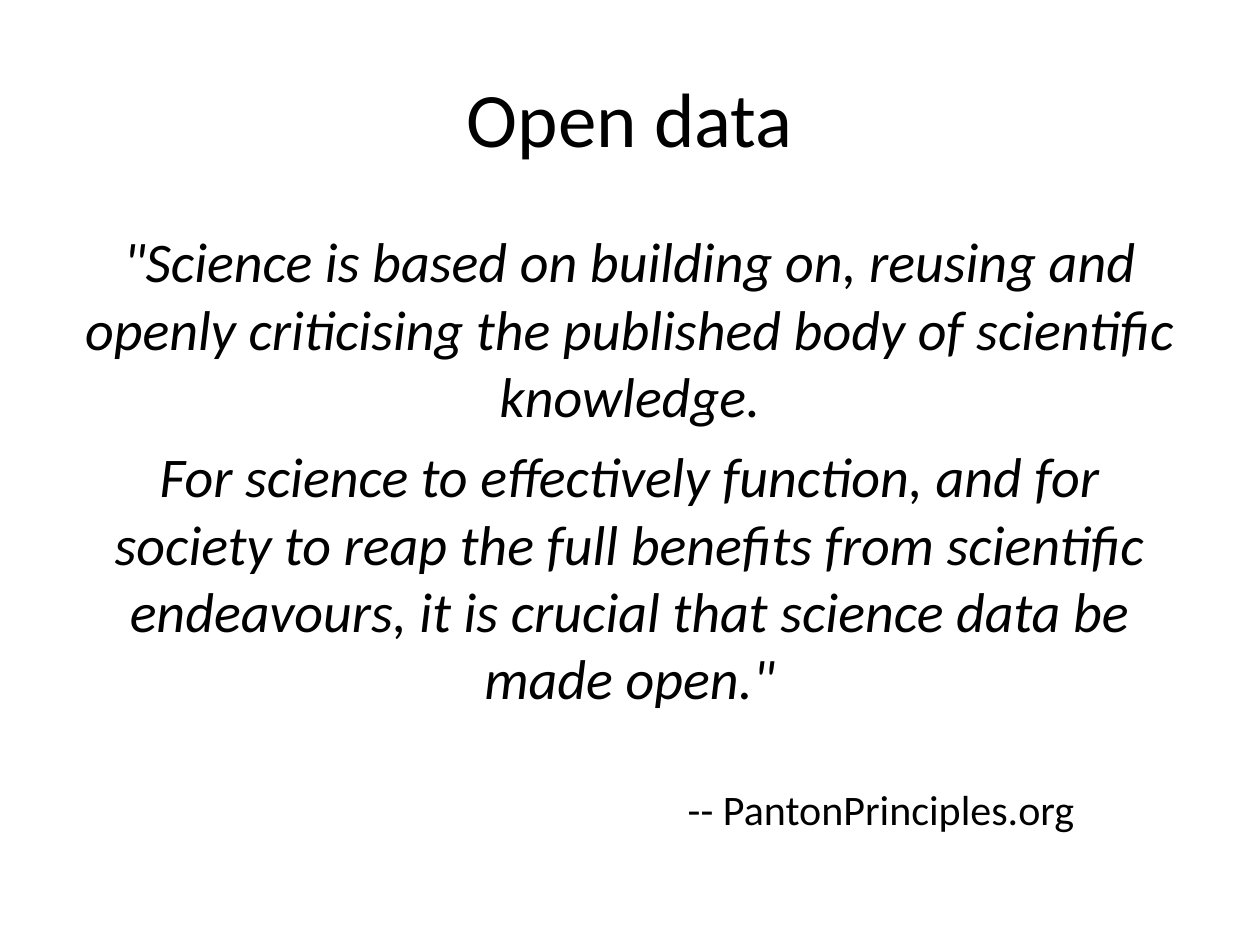
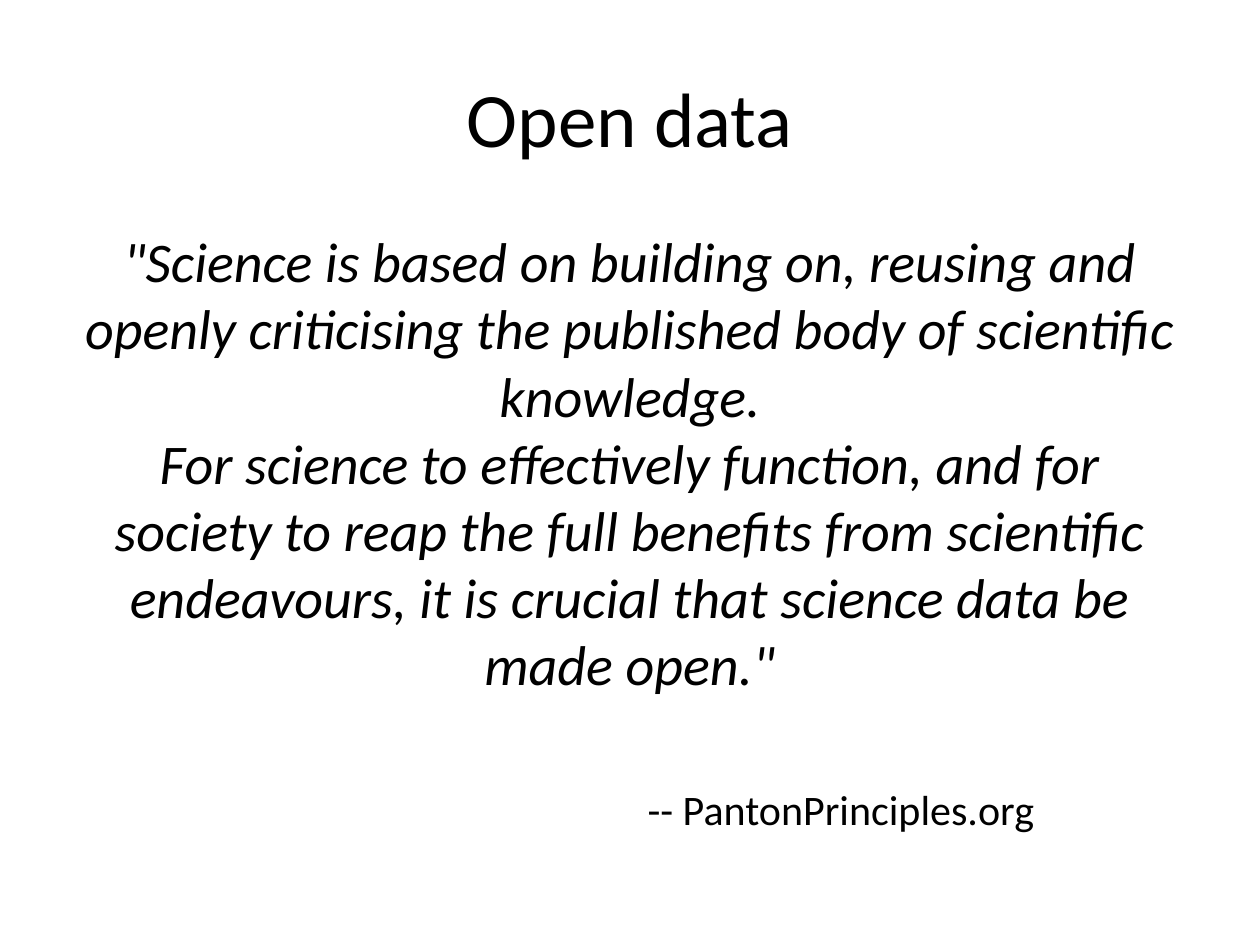
Before and after one commit to naturalis/arangs, a slide deck: slide 8 of doc/slides/day4/session2/DataSharing.pptx. Drawn at 1260x945 pixels with LibreOffice and Linux fonts; fonts in the diff are those of the drawing. Boxes give left, top, right and bottom in pixels: in the first picture for what was removed or moved away, otherwise in the second. Text is boxed around its words. In the diff, an @@ line names an element or a change of style, - is before the commit and + after.

```diff
--- a/doc/slides/day4/session2/DataSharing.pptx
+++ b/doc/slides/day4/session2/DataSharing.pptx
@@ text ""Science is based on building ..." at bbox=[85, 243, 1173, 694]: less space between paragraphs @@
@@ text "-- PantonPrinciples.org": place and size @@
-text "-- PantonPrinciples.org" at bbox=[723, 795, 1074, 833]
+text "-- PantonPrinciples.org" at bbox=[683, 795, 1034, 833]
```
Also in this commit, not shown: 7 other slides changed, 1 slide added, 1 slide removed, 1 other file.
